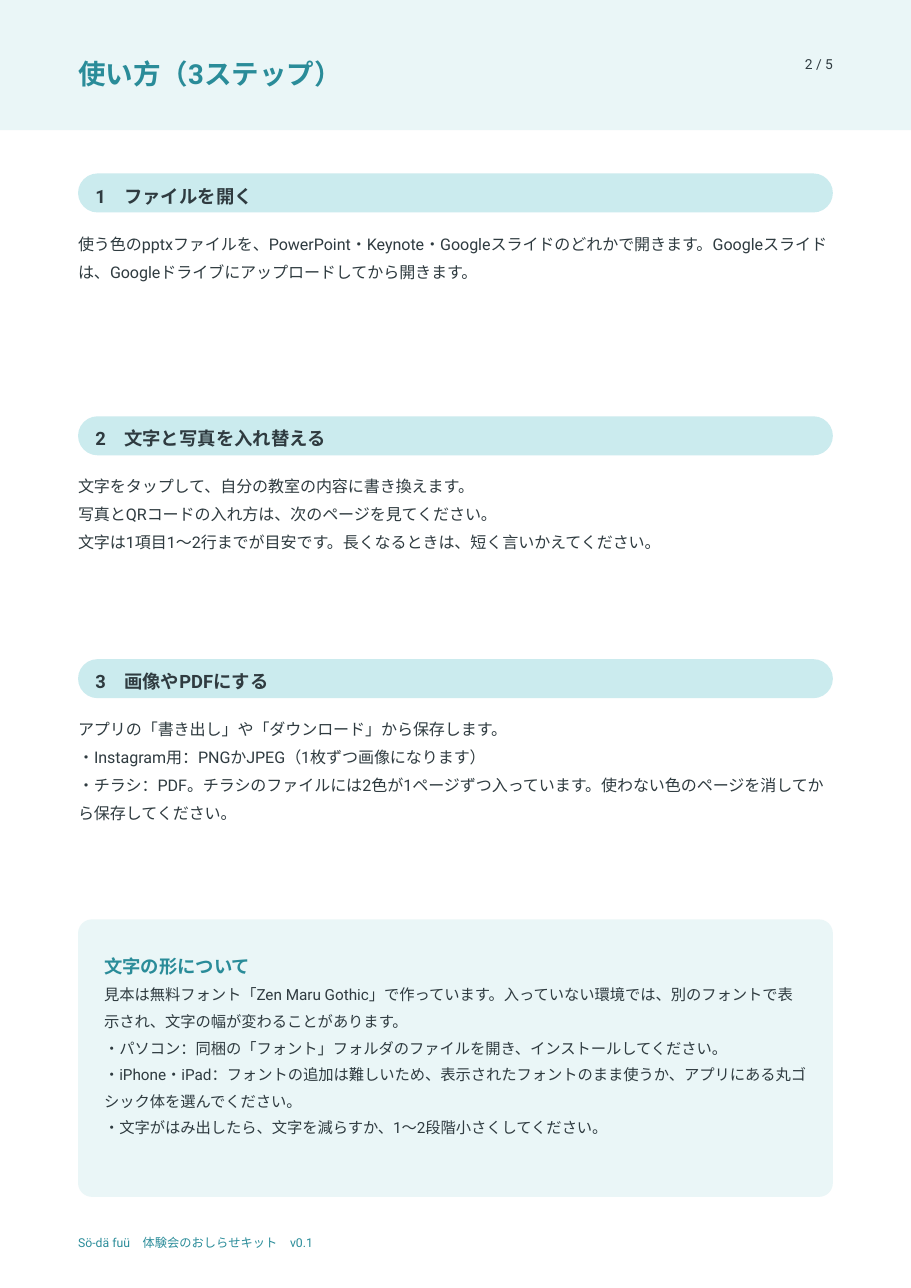
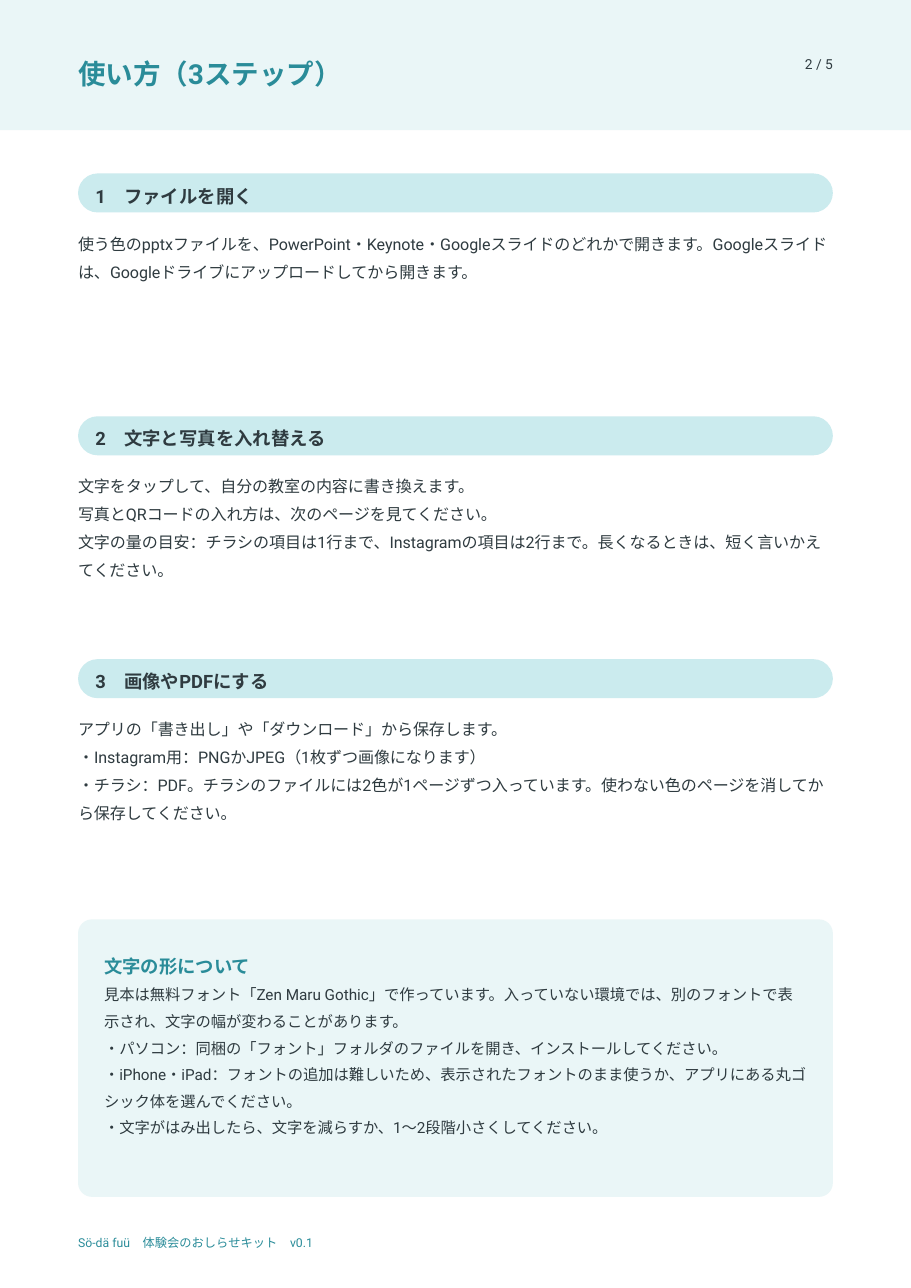
Before and after one commit to Kukuru0311/-sodafuu-note, a slide deck: slide 2 of product/01_taikenkai-kit/src/guide.pptx. Drawn at 911x1288 pixels with LibreOffice and Linux fonts; fonts in the diff are those of the drawing. Boxes give left, top, right and bottom in pixels: in the first picture for what was removed or moved away, otherwise in the second. Text is boxed around its words. In the diff, an @@ line names an element or a change of style, - is before the commit and + after.

```diff
--- a/product/01_taikenkai-kit/src/guide.pptx
+++ b/product/01_taikenkai-kit/src/guide.pptx
@@ text at box(78, 534, 821, 577): text changed @@
-文字は1項目1〜2行までが目安です。長くなるときは、短く言いかえてください。
+文字の量の目安：チラシの項目は1行まで、Instagramの項目は2行まで。長くなるときは、短く言いかえてください。
```
Also in this commit, not shown: 31 other files.
